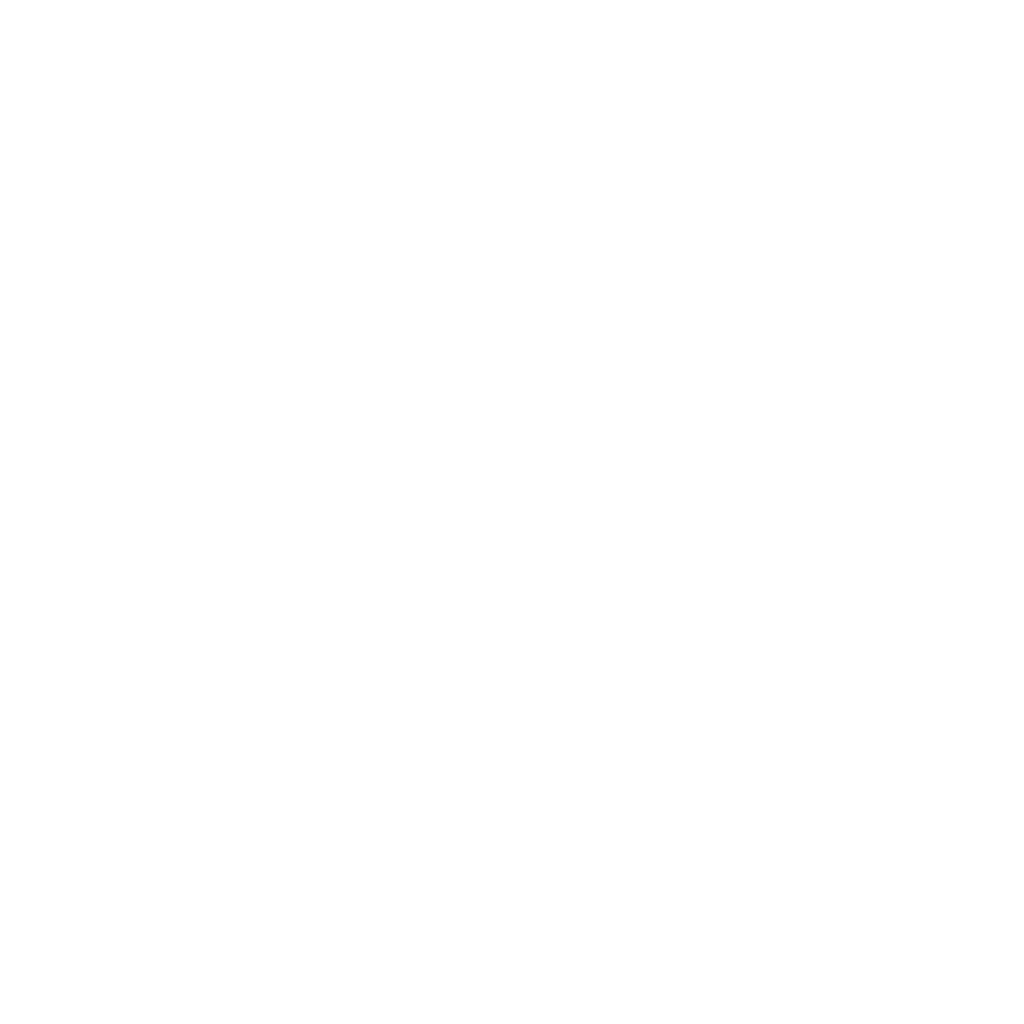
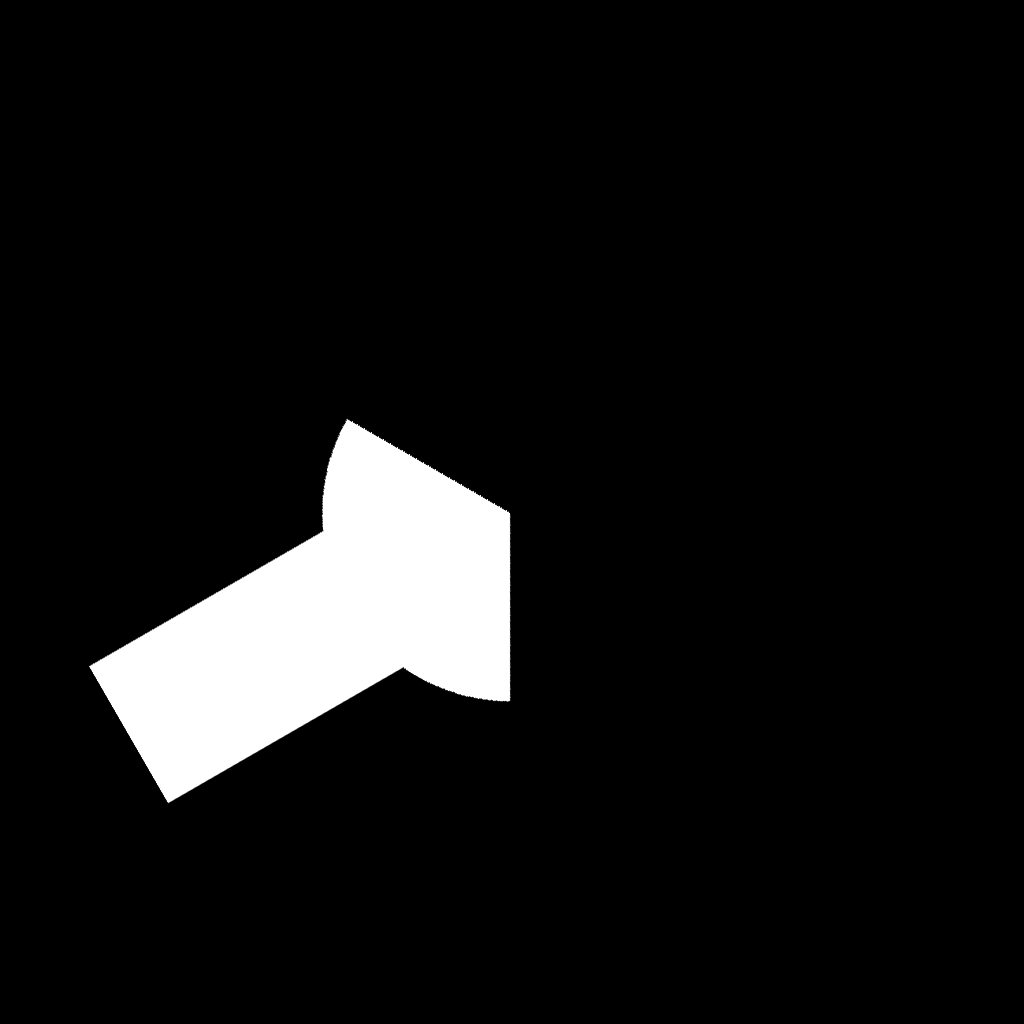
Layer changes from the first w=1024, h=1024 image to the second:
added layer "SphereCenter copy 4" in group "Emission" over [0, 0, 1024, 1024]
